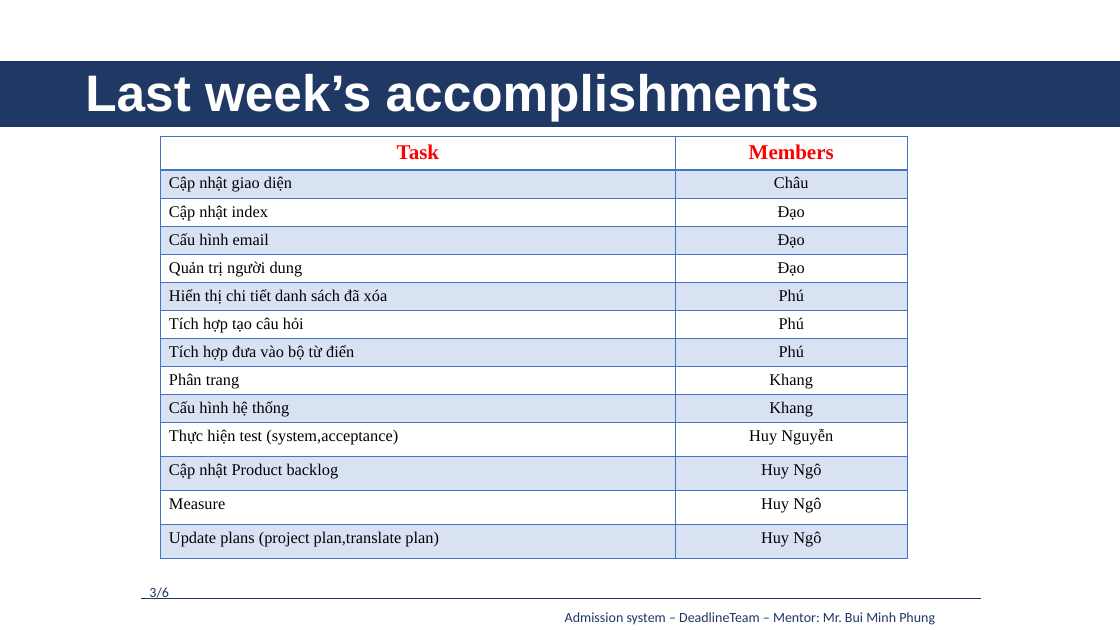
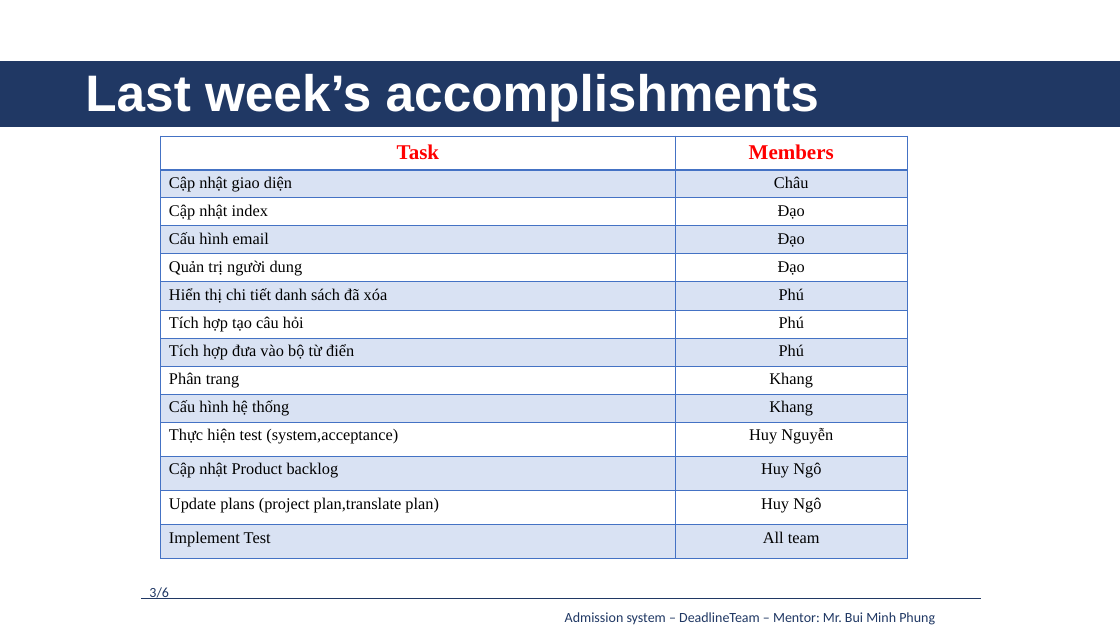
Before and after one commit to daotk/cap-deadline, a slide deck: slide 3 of 9. Presentation/AS_DeadlineTeam_Week23.pptx. Drawn at 1120x630 pixels with LibreOffice and Linux fonts; fonts in the diff are those of the drawing. Boxes give left, top, right and bottom in pixels: in the first picture for what was removed or moved away, otherwise in the second. Text is boxed around its words. In the diff, an @@ line names an element or a change of style, - is before the commit and + after.

```diff
--- a/9. Presentation/AS_DeadlineTeam_Week23.pptx
+++ b/9. Presentation/AS_DeadlineTeam_Week23.pptx
@@ table at <box>160,136,907,558</box> @@
-row 13: Measure | Huy Ngô
+row 14: Implement Test | All team
```
Also in this commit, not shown: 1 other file.
